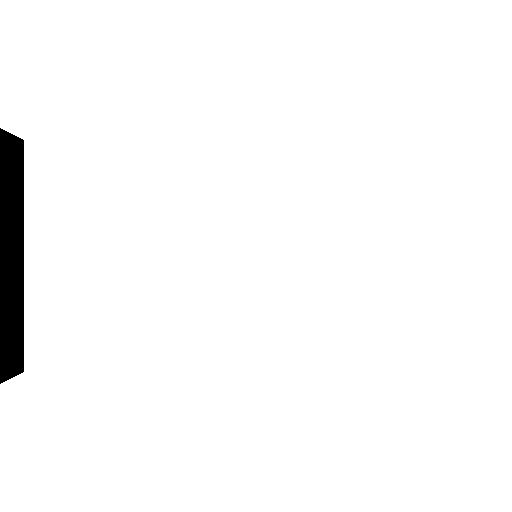
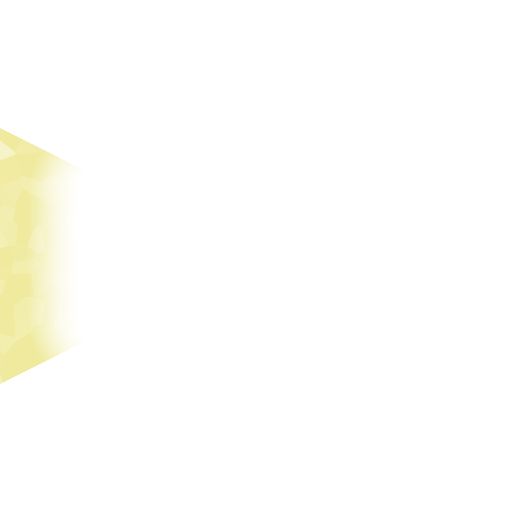
Comparing the layer stacks of the two 512x512 images. Changes:
hid "Layer 3", painted on it over [0, 128, 27, 384]
added layer "Sand" above "Group 1" over [0, 128, 87, 384]
added group "Group 1" with 3 layers above "Polygon 1" over [0, 128, 87, 384]
showed "Polygon 1 copy 2", moved it into group "Group 1" over [0, 128, 87, 384]
